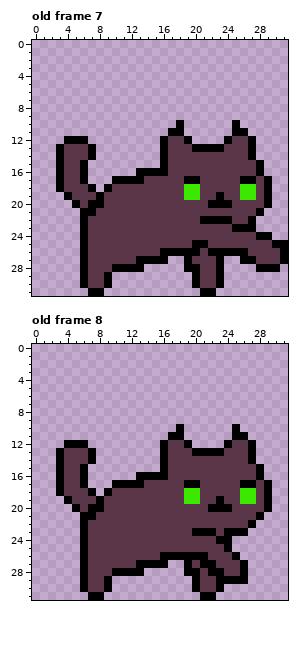
Pixel-art file, stored at Assets/Sprites/SylvesterCat/SylvesterCat.aseprite. Above: the version before the commit.
32x32 pixels, 8 frames. Colours within 5 levels of each other are drawn and written as one. Shown: old frame 7, old frame 8. The commit also changed other frames, which this record leaves out.
After:
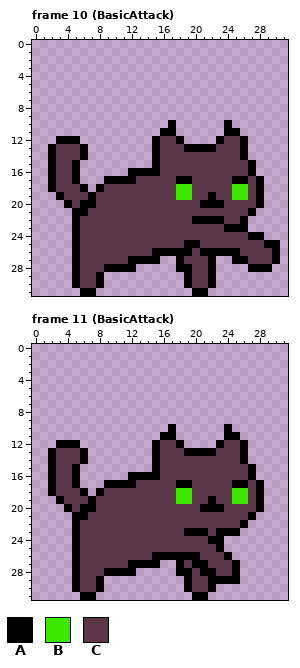
Palette (. is transparent): A #000000  B #3ce800  C #5b3548
A new or re-ordered frame is compared with the old frame closest to it.
Message: Other cats basicAttack animations
What changed:
frames 8 -> 12
Changed rows in their new state; - is an unchanged pixel.
Frame 10 (BasicAttack) is new; against old frame 7, layers "Layer 2", "Layer 1":
first column x 2:
10 ---------------A.-----A.------
11 --------------A-.-----A-.-----
12 -A--.--------AC-A.---AC-A.----
13 AC--A.-------AC--A---C--A.----
14 AC--A.-------AC---------A.----
15 AC-A.--------AC----------A.---
16 AC-A.-----A---C----------A.---
17 AC-A.--A---C----A-C----A-CA.--
18 AC--A.AC--------B-C----B-CA.--
19 -AC--AC---------B-C-AC-B-CA.--
20 --ACA-C------------A--C---A.--
21 ---A-C-------------------A.---
22 ---AC-------------A---C-A.----
23 ---AC-----------------A--.----
24 ---AC--------------------A-.--
25 ---AC------------A-C-------A-.
26 ---AC--------A----CA----C---A.
27 ---AC-----A---.-AC--A.-A-C--A.
28 ---AC--A---.----A-C-A.---A--.-
29 ---AC-A.---------AC-A.--------
30 ---AC-A.---------AC-A.--------
31 ----A-.-----------A-.---------
Frame 11 (BasicAttack) is new; against old frame 8, layers "Layer 2", "Layer 1":
first column x 2:
10 ---------------A.-----A.----
11 --------------A-.-----A-.---
12 -A--.--------AC-A.---AC-A.--
13 AC--A.-------AC--A---C--A.--
14 AC--A.-------AC---------A.--
15 AC-A.--------AC----------A.-
16 AC-A.-----A---C----------A.-
17 AC-A.--A---C----A-C----A-CA.
18 AC--A.AC--------B-C----B-CA.
19 -AC--AC---------B-C-AC-B-CA.
20 --ACA-C------------A--C---A.
21 ---A-C-------------------A.-
22 ---AC-------------------A.--
23 ---AC------------A--CA--.---
24 ---AC---------------A-.-----
25 ---AC----------------A.-----
26 ---AC--------A-----C--A.----
27 ---AC-----A---.-ACA-C--A.---
28 ---AC--A---.----A-CA-C-A.---
29 ---AC-A.---------AC-A---.---
30 ---AC-A.---------AC-A.------
31 ----A-.-----------A-.-------
Changed places in both pictures, as pixel boxes (x1, y1, x2, y2):
changed: (48, 120, 288, 296)
changed: (48, 424, 272, 600)
